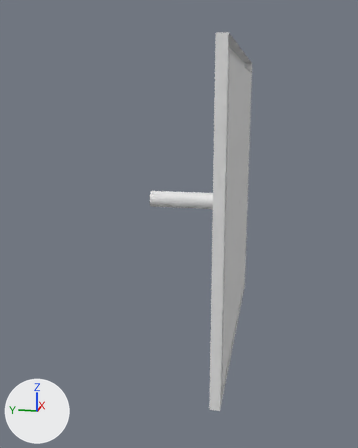
What one commit did to the Blender file VR-Interactables/Assets/BlenderFiles/2d-Slider.blend.
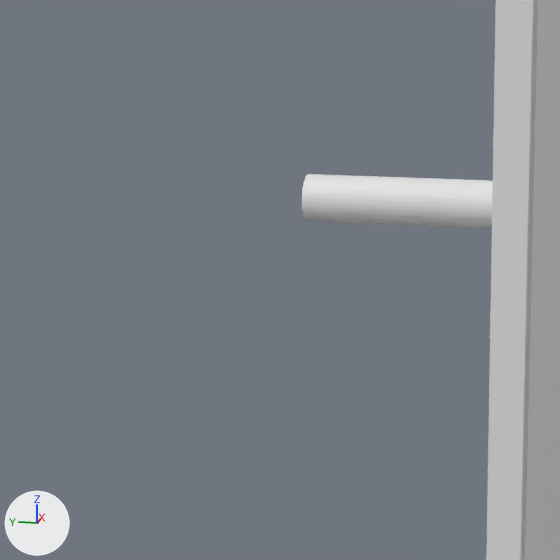
Each version is shown whole from a 50 mm lens placed at (-0.568, -0.042, 0.112), pointed at (-0.005, 0.07, -0.028), then close up on the part from 14% to 66% of the width and 30% to 71% of the height. The lights are fixed; the arrows at lower left show +X, +Y and +Z.
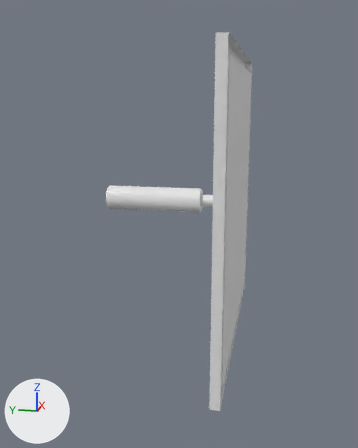
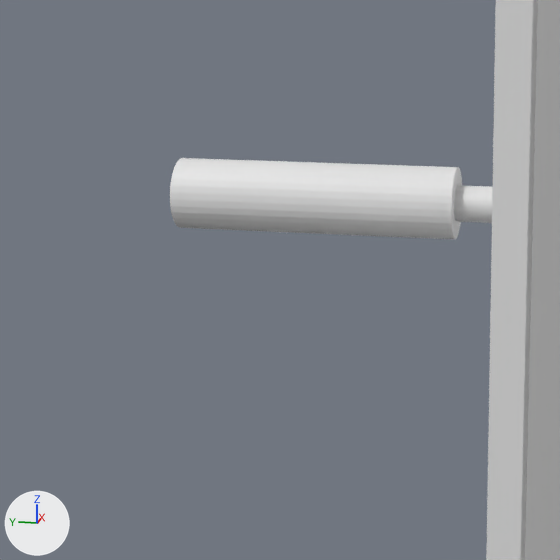
Where the change shows, as pixel boxes (x1, y1, x2, y2) in the close-ups (560 x 560 px):
'Cylinder', mesh rescaled, moved: before (302, 174, 493, 229); after (170, 158, 493, 239)

Diff of the bpy script that builds the scene:
```diff
--- a/VR-Interactables/Assets/BlenderFiles/2d-Slider.blend.py
+++ b/VR-Interactables/Assets/BlenderFiles/2d-Slider.blend.py
@@ me_cylinder @@
 me_cylinder.from_pydata(...)  # 128 vertices, 97 faces; spans x -0.0094..0.0094, y -0.0375..0.0675, z -0.0094..0.0094
 # used by ob_cylinder; location = (0.0, 0.0375, 0.0)
+# me_cylinder part 1: the whole mesh is scaled about the mesh origin by 1.5
@@ ob_cylinder @@
 ob_cylinder = bpy.data.objects.new('Cylinder', me_cylinder)
-ob_cylinder.location = (0.0, 0.0375, 0.0)
+ob_cylinder.location = (0.0, 0.0563, 0.0)
```
